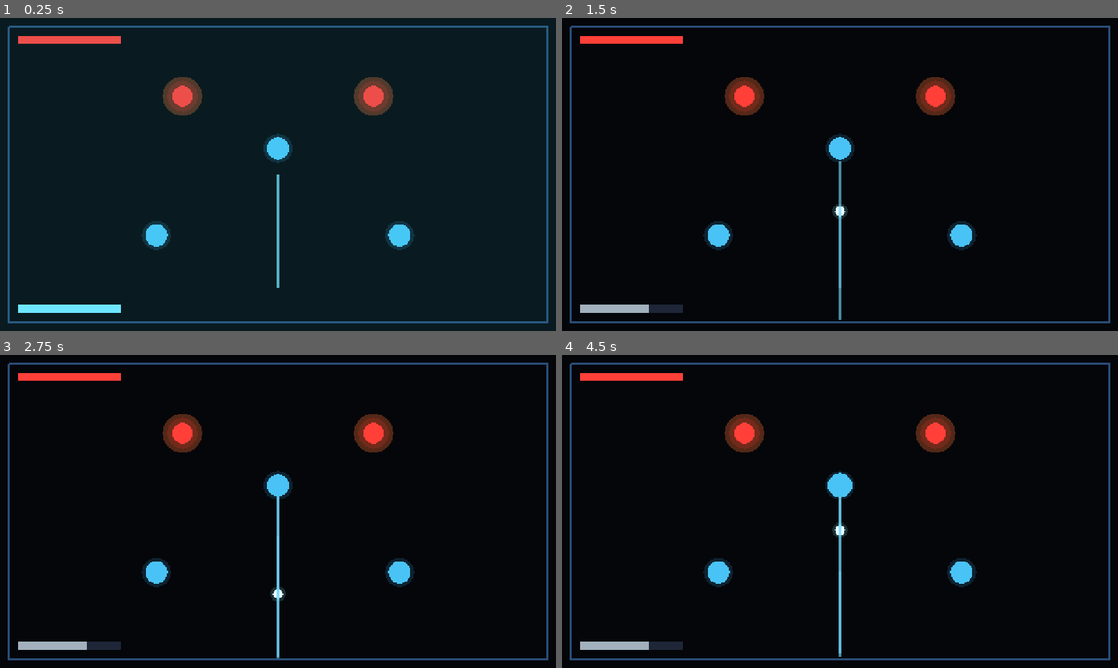
Above: before the commit, frames 1-4 (two rows, left to right).
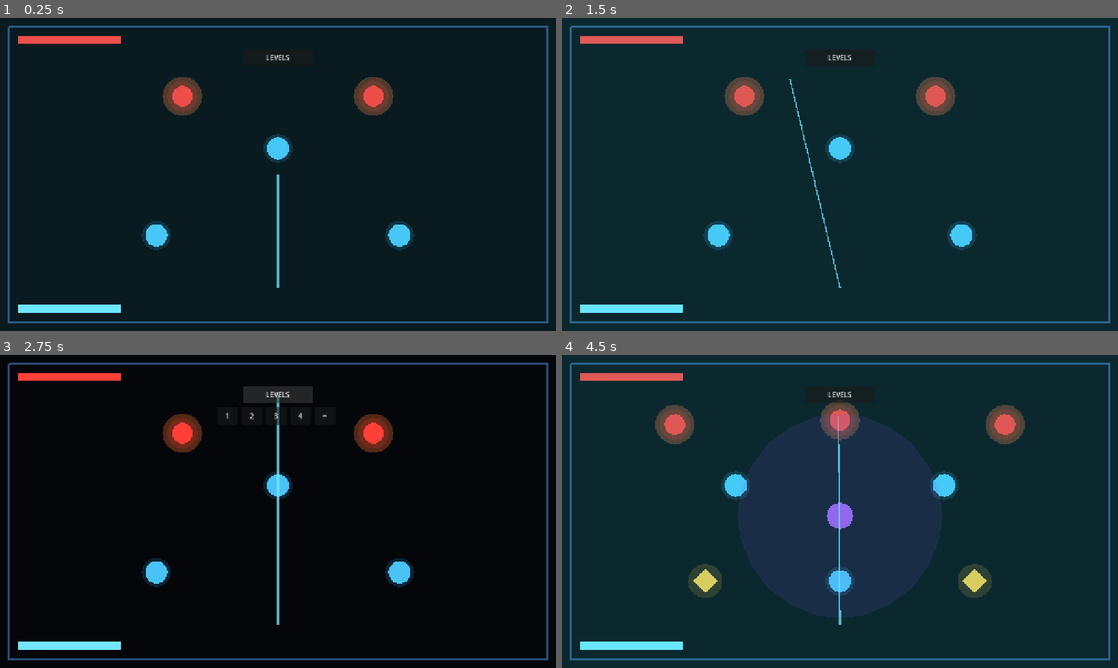
Above: after the commit, the same moments.

Repository: TTing-123/mini-games
Game: Godot game, scene res://scenes/main.tscn
The game is run twice, just before and just after one commit, with the same random seed, the same clock (stepped at 60 frames per second) and the same inputs.
Inputs (mouse positions are in pixels of both pictures, inside the frame that each line leads up to):
- Up to frame 1 (0.25 s): no input
- Up to frame 2 (1.5 s): click (840, 58) at 0.5 s, where only the run after the commit has a clickable "LEVELS"; click (789, 77) at 1.25 s, where only the run after the commit has a clickable "1"
- Up to frame 3 (2.75 s): click (278, 395) at 2 s, where only the run after the commit has a clickable "LEVELS"
- Up to frame 4 (4.5 s): click (812, 414) at 2.75 s, where only the run after the commit has a clickable "2"; click (840, 395) at 3.5 s, where only the run after the commit has a clickable "LEVELS"; click (840, 414) at 4.25 s, where only the run after the commit has a clickable "3"

The runs differ from the first frame. In frame 1, less than 0.1% of the frame differs, in the area x 47-53%, y 11-14%; in frame 2, 97%; in frame 3, 1.7%; in frame 4, 98%, in the area x 0-100%, y 0-100%.

Commit message:
feat(debug): 增加关卡选择与快速跳转

Diff:
--- a/scenes/hud.tscn
+++ b/scenes/hud.tscn
@@ -55,3 +55,37 @@
 offset_bottom = 720.0
 color = Color(0.2, 0.9, 1, 0.24)
 mouse_filter = 2
+[node name="LevelSelectToggle" type="Button" parent="Root"]
+offset_left = 560.0
+offset_top = 72.0
+offset_right = 720.0
+offset_bottom = 110.0
+text = "LEVELS"
+
+[node name="LevelSelectPanel" type="HBoxContainer" parent="Root"]
+visible = false
+offset_left = 500.0
+offset_top = 120.0
+offset_right = 780.0
+offset_bottom = 160.0
+theme_override_constants/separation = 8
+
+[node name="Level1Button" type="Button" parent="Root/LevelSelectPanel"]
+custom_minimum_size = Vector2(48, 36)
+text = "1"
+
+[node name="Level2Button" type="Button" parent="Root/LevelSelectPanel"]
+custom_minimum_size = Vector2(48, 36)
+text = "2"
+
+[node name="Level3Button" type="Button" parent="Root/LevelSelectPanel"]
+custom_minimum_size = Vector2(48, 36)
+text = "3"
+
+[node name="Level4Button" type="Button" parent="Root/LevelSelectPanel"]
+custom_minimum_size = Vector2(48, 36)
+text = "4"
+
+[node name="EndlessButton" type="Button" parent="Root/LevelSelectPanel"]
+custom_minimum_size = Vector2(48, 36)
+text = "∞"
--- a/scripts/hud.gd
+++ b/scripts/hud.gd
@@ -1,12 +1,38 @@
 extends CanvasLayer
+
+signal level_selected(level_id: int)
 
 @onready var target_fill: ColorRect = $Root/TargetBack/TargetFill
 @onready var shot_fill: ColorRect = $Root/ShotBack/ShotFill
 @onready var result_overlay: ColorRect = $Root/ResultOverlay
 @onready var transition_overlay: ColorRect = $Root/TransitionOverlay
+@onready var level_toggle: Button = $Root/LevelSelectToggle
+@onready var level_panel: HBoxContainer = $Root/LevelSelectPanel
 
 const TARGET_WIDTH := 240.0
 const SHOT_WIDTH := 240.0
+
+
+func _ready() -> void:
+	if not OS.is_debug_build():
+		level_toggle.visible = false
+		level_panel.visible = false
+		return
+	level_toggle.pressed.connect(_on_level_toggle_pressed)
+	$Root/LevelSelectPanel/Level1Button.pressed.connect(_select_level.bind(0))
+	$Root/LevelSelectPanel/Level2Button.pressed.connect(_select_level.bind(1))
+	$Root/LevelSelectPanel/Level3Button.pressed.connect(_select_level.bind(2))
+	$Root/LevelSelectPanel/Level4Button.pressed.connect(_select_level.bind(3))
+	$Root/LevelSelectPanel/EndlessButton.pressed.connect(_select_level.bind(4))
+
+
+func _on_level_toggle_pressed() -> void:
+	level_panel.visible = not level_panel.visible
+
+
+func _select_level(level_id: int) -> void:
+	level_panel.visible = false
+	emit_signal("level_selected", level_id)
 
 
 func set_targets(current: int, maximum: int) -> void:
--- a/scripts/main.gd
+++ b/scripts/main.gd
@@ -30,6 +30,7 @@
 
 func _ready() -> void:
 	camera.make_current()
+	hud.level_selected.connect(_on_level_selected)
 	_prepare_level(0)
 
 
@@ -48,8 +49,23 @@
 func _unhandled_input(event: InputEvent) -> void:
 	if event is InputEventMouseButton and event.button_index == MOUSE_BUTTON_LEFT and event.pressed:
 		_launch_ball()
-	elif event is InputEventKey and event.pressed and not event.echo and event.keycode == KEY_R and state == State.GAME_OVER:
-		get_tree().reload_current_scene()
+		return
+	if not (event is InputEventKey) or not event.pressed or event.echo:
+		return
+	match event.keycode:
+		KEY_R:
+			if state == State.GAME_OVER:
+				get_tree().reload_current_scene()
+		KEY_1:
+			_on_level_selected(0)
+		KEY_2:
+			_on_level_selected(1)
+		KEY_3:
+			_on_level_selected(2)
+		KEY_4:
+			_on_level_selected(3)
+		KEY_0:
+			_jump_to_endless(1)
 
 
 func _prepare_level(index: int) -> void:
@@ -74,17 +90,20 @@
 	targets_total = target_container.get_child_count()
 	targets_remaining = targets_total
 	for target in target_container.get_children():
-		target.destroyed.connect(_on_target_destroyed)
+		if not target.destroyed.is_connected(_on_target_destroyed):
+			target.destroyed.connect(_on_target_destroyed)
 
 	if current_level.has_node("Splitters"):
 		for splitter in current_level.get_node("Splitters").get_children():
 			splitter.reset_state()
-			splitter.split_requested.connect(_on_split_requested)
+			if not splitter.split_requested.is_connected(_on_split_requested):
+				splitter.split_requested.connect(_on_split_requested)
 
 	if current_level.has_node("Chargers"):
 		for charger in current_level.get_node("Chargers").get_children():
 			charger.reset_state()
-			charger.charge_granted.connect(_on_charge_granted)
+			if not charger.charge_granted.is_connected(_on_charge_granted):
+				charger.charge_granted.connect(_on_charge_granted)
 
 	shots_left = SHOTS_PER_LEVEL[index]
 	shots_max = shots_left
@@ -170,6 +189,18 @@
 		_start_endless_level()
 	else:
 		_prepare_level(level_index + 1)
+
+
+func _on_level_selected(level_id: int) -> void:
+	if level_id < levels.get_child_count():
+		_prepare_level(level_id)
+	else:
+		_jump_to_endless(1)
+
+
+func _jump_to_endless(level_number: int) -> void:
+	endless_level_number = maxi(level_number - 1, 0)
+	_start_endless_level()
 
 
 func _start_endless_level() -> void:
@@ -192,11 +223,14 @@
 	targets_total = generated_targets.size()
 	targets_remaining = targets_total
 	for target in generated_targets:
-		target.destroyed.connect(_on_target_destroyed)
+		if not target.destroyed.is_connected(_on_target_destroyed):
+			target.destroyed.connect(_on_target_destroyed)
 	for splitter in data["splitters"]:
-		splitter.split_requested.connect(_on_split_requested)
+		if not splitter.split_requested.is_connected(_on_split_requested):
+			splitter.split_requested.connect(_on_split_requested)
 	for charger in data["chargers"]:
-		charger.charge_granted.connect(_on_charge_granted)
+		if not charger.charge_granted.is_connected(_on_charge_granted):
+			charger.charge_granted.connect(_on_charge_granted)
 
 	shots_max = 4 + mini(2, int((endless_level_number - 1) / 3.0))
 	shots_left = shots_max
--- a/tests/smoke_test.gd
+++ b/tests/smoke_test.gd
@@ -115,6 +115,18 @@
 	_require(main.endless_level_number == 2, "endless level number advances")
 	_require(main.targets_remaining >= first_endless_targets, "endless target count does not regress")
 
+	var toggle: Button = hud.get_node("Root/LevelSelectToggle")
+	var panel: HBoxContainer = hud.get_node("Root/LevelSelectPanel")
+	_require(toggle.visible, "debug level select is visible in editor build")
+	toggle.pressed.emit()
+	_require(panel.visible, "level select panel toggles")
+	main._on_level_selected(2)
+	await process_frame
+	_require(main.level_index == 2 and level3.visible, "level select jumps to third handmade level")
+	main._jump_to_endless(3)
+	await process_frame
+	_require(main.endless_mode and main.endless_level_number == 3, "level select jumps to endless level three")
+
 	main._finish_round(true)
 	_require(hud.result_overlay.visible, "win result overlay is visible")
 
Not shown, changed: README.md
Not shown, added: _bmad-output/implementation-artifacts/spec-pulse-level-select.md
